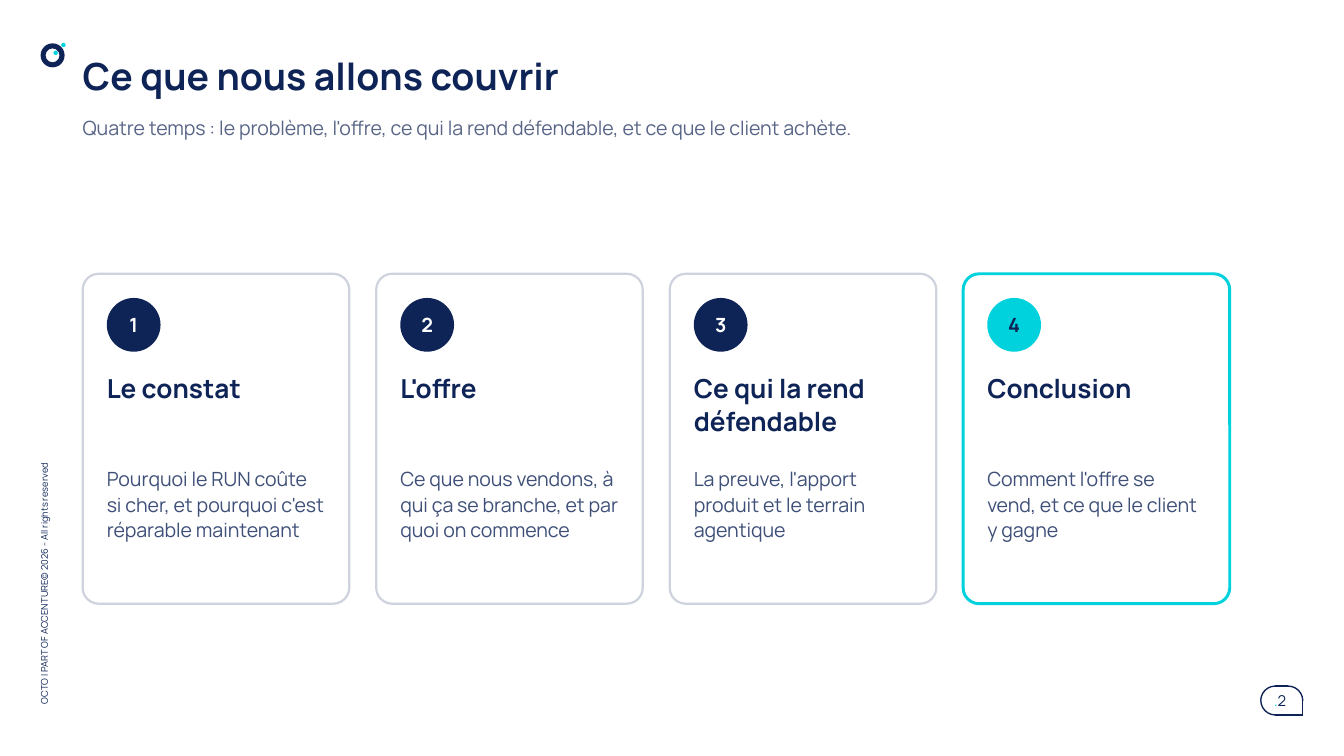
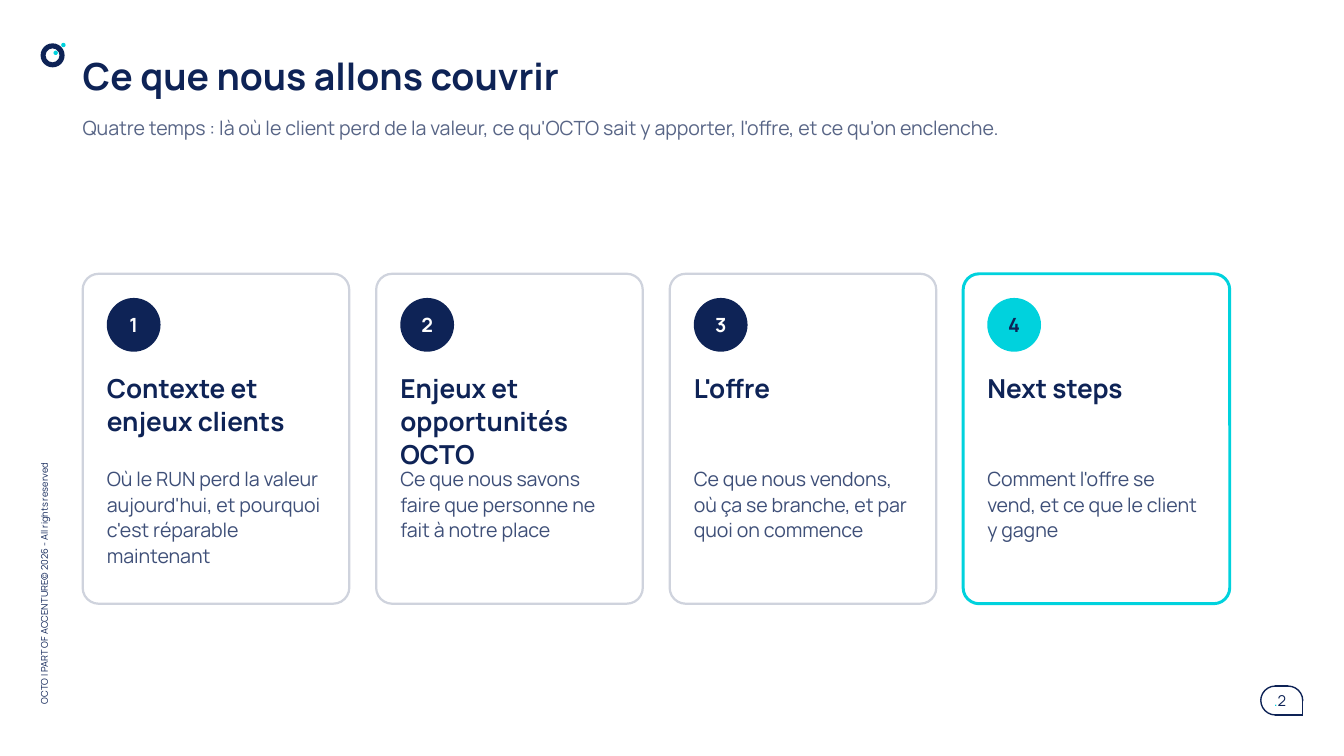
Before and after one commit to claudecamus-dot/VScode6-learning-sprintIA, a slide deck: slide 2 of docs/run-ia/AGENTIC-PRODUCT-RUN-offre-octo.pptx. Drawn at 1344x756 pixels with LibreOffice and Linux fonts; fonts in the diff are those of the drawing. Boxes give left, top, right and bottom in pixels: in the first picture for what was removed or moved away, otherwise in the second. Text is boxed around its words. In the diff, an @@ line names an element or a change of style, - is before the commit and + after.

```diff
--- a/docs/run-ia/AGENTIC-PRODUCT-RUN-offre-octo.pptx
+++ b/docs/run-ia/AGENTIC-PRODUCT-RUN-offre-octo.pptx
@@ text at (83, 119, 998, 140): text changed @@
-Quatre temps : le problème, l'offre, ce qui la rend défendable, et ce que le client achète.
+Quatre temps : là où le client perd de la valeur, ce qu'OCTO sait y apporter, l'offre, et ce qu'on enclenche.
@@ text at (107, 378, 285, 438): text changed @@
-Le constat
+Contexte et enjeux clients
@@ text at (400, 379, 568, 465): text changed @@
-L'offre
+Enjeux et opportunités OCTO
@@ text at (694, 378, 770, 399): text changed @@
-Ce qui la rend défendable
+L'offre
@@ text at (987, 379, 1122, 405): text changed @@
-Conclusion
+Next steps
@@ text at (107, 470, 320, 564): text changed @@
-Pourquoi le RUN coûte si cher, et pourquoi c'est réparable maintenant
+Où le RUN perd la valeur aujourd'hui, et pourquoi c'est réparable maintenant
@@ text at (400, 471, 595, 542): text changed @@
-Ce que nous vendons, à qui ça se branche, et par quoi on commence
+Ce que nous savons faire que personne ne fait à notre place
@@ text at (694, 471, 907, 542): text changed @@
-La preuve, l'apport produit et le terrain agentique
+Ce que nous vendons, où ça se branche, et par quoi on commence
```
Also in this commit, not shown: 6 other slides changed, 2 slides added, 1 slide removed, 7 other files.
